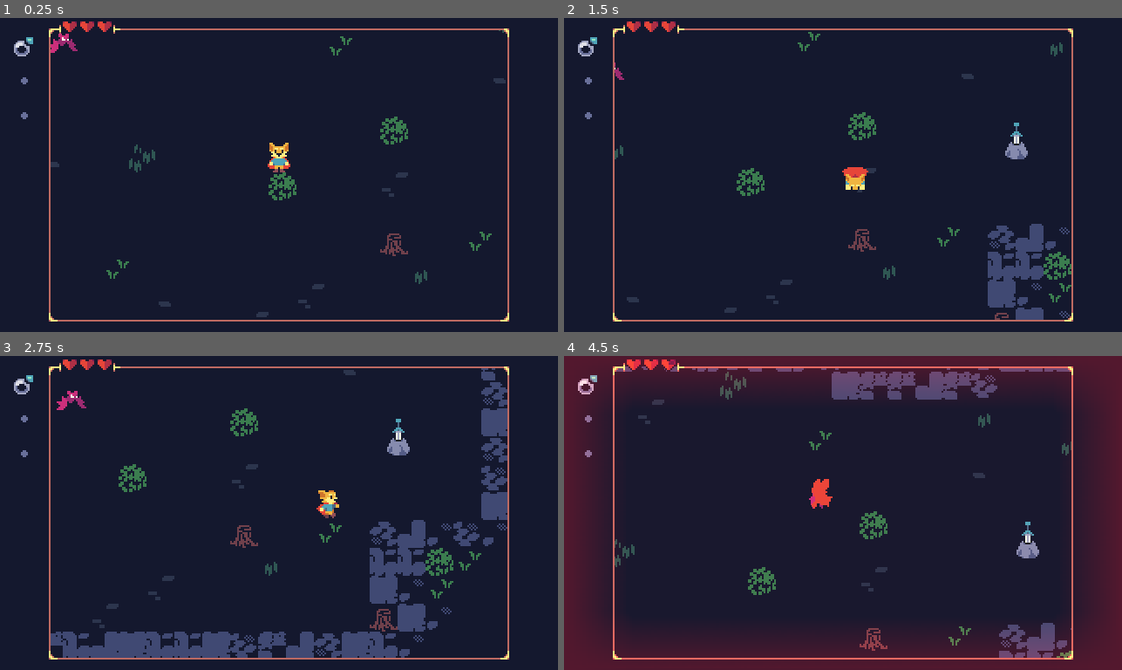
Above: before the commit, frames 1-4 (two rows, left to right).
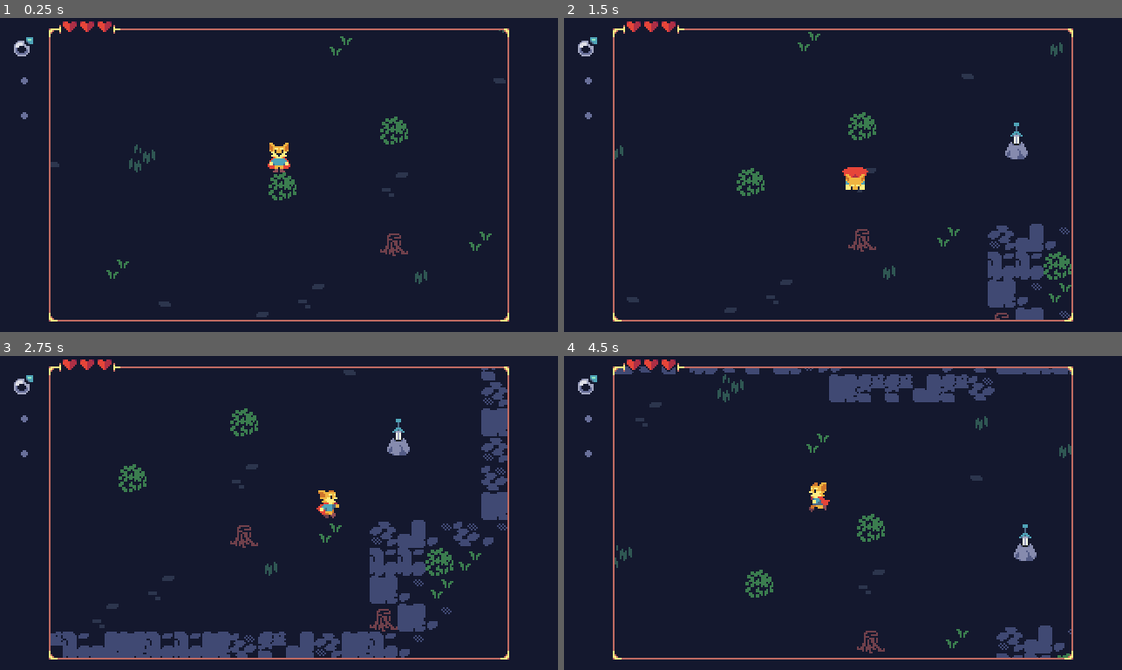
Above: after the commit, the same moments.

Repository: uheartbeast/retro-action-rpg
Game: Godot game, scene res://world.tscn
Same seed, same stepped clock (60 frames per second), same inputs: the game is played once before the commit and once after it.
Inputs (mouse positions are in pixels of both pictures, inside the frame that each line leads up to):
- Up to frame 1 (0.25 s): no input
- Up to frame 2 (1.5 s): move the mouse to (965, 159) at 0.52 s; hold Right (move_right) 0.53-1.28 s; hold Z (misc) 0.53-1.28 s; click (965, 159) at 0.67 s; move the mouse to (731, 190) at 1.27 s; hold Down (move_down) from 1.28 s (still down); tap X (roll) at 1.35 s
- Up to frame 3 (2.75 s): move the mouse to (334, 443) at 2.02 s; release Down (move_down) at 2.03 s; hold Right (move_right) from 2.03 s (still down); hold C (weapon) from 2.03 s (still down)
- Up to frame 4 (4.5 s): move the mouse to (815, 575) at 2.77 s; release Right (move_right) at 2.78 s; release C (weapon) at 2.78 s; hold Up (move_up) 2.78-3.53 s; tap Z (misc) at 2.85 s; click (815, 575) at 2.92 s; move the mouse to (1010, 560) at 3.52 s; hold X (roll) 3.53-4.28 s; hold Left (move_left) from 3.53 s (still down); move the mouse to (675, 465) at 4.27 s; tap C (weapon) at 4.35 s

The runs differ from the first frame. In frame 1, 0.1% of the frame differs, in the area x 9-14%, y 5-12%; in frame 2, less than 0.1%; in frame 3, 0.1%; in frame 4, 37%, in the area x 0-100%, y 0-100%.

Commit message:
115 - Item Box Serialization

Diff:
--- a/inventory/item_box.gd
+++ b/inventory/item_box.gd
@@ -25,3 +25,18 @@
 
 func is_empty() -> bool:
 	return item is not Item and amount <= 0
+
+func serialize() -> Dictionary:
+	var data: = {}
+	if item is Item:
+		data.item_path = item.resource_path
+		data.amount = amount
+	return data
+
+func deserialize(data: Dictionary) -> ItemBox:
+	var item_box: = ItemBox.new()
+	if data.has("item_path"):
+		var item: = load(data.item_path)
+		item_box.item = item
+		item_box.amount = data.amount
+	return item_box
--- a/levels/level_1.tscn
+++ b/levels/level_1.tscn
@@ -1,8 +1,7 @@
-[gd_scene load_steps=10 format=4 uid="uid://burvhv42pe1q6"]
+[gd_scene load_steps=9 format=4 uid="uid://burvhv42pe1q6"]
 
 [ext_resource type="PackedScene" uid="uid://c18muratispac" path="res://levels/level.tscn" id="1_7yyhx"]
 [ext_resource type="Script" path="res://camera/camera_limits.gd" id="3_mlspe"]
-[ext_resource type="PackedScene" uid="uid://csteocmfklci7" path="res://enemies/bat_enemy.tscn" id="4_2rpho"]
 [ext_resource type="PackedScene" uid="uid://bm87xo8bekamj" path="res://world/forest_tiles_layer.tscn" id="4_vhsej"]
 [ext_resource type="PackedScene" uid="uid://bjc2m2qhuru6b" path="res://world/sword_in_the_stone.tscn" id="5_uad8x"]
 [ext_resource type="Script" path="res://world/door.gd" id="6_2prqv"]
@@ -34,23 +33,20 @@
 [node name="ForestTilesLayer" parent="." index="1" instance=ExtResource("4_vhsej")]
 tile_map_data = PackedByteArray("AAAKAAYAAAABAAAAAAAOAAQAAAABAAAAAAAOAAgAAAAAAAAAAAD/////AAAAAAEAAAD//wAAAAACAAEAAAD//w …(1664 unchanged characters)…
 
-[node name="BatEnemy" parent="." index="2" instance=ExtResource("4_2rpho")]
-position = Vector2(40, 24)
-
-[node name="ColorRect" parent="." index="3"]
+[node name="ColorRect" parent="." index="2"]
 offset_left = -32.0
 offset_top = -32.0
 offset_right = 384.0
 offset_bottom = 208.0
 
-[node name="NavigationRegion2D" type="NavigationRegion2D" parent="." index="4"]
+[node name="NavigationRegion2D" type="NavigationRegion2D" parent="." index="3"]
 navigation_polygon = SubResource("NavigationPolygon_gjyxd")
 metadata/_edit_lock_ = true
 
-[node name="SwordInTheStone" parent="." index="5" instance=ExtResource("5_uad8x")]
+[node name="SwordInTheStone" parent="." index="4" instance=ExtResource("5_uad8x")]
 position = Vector2(320, 88)
 
-[node name="Door" type="Area2D" parent="." index="6"]
+[node name="Door" type="Area2D" parent="." index="5"]
 position = Vector2(392, 0)
 script = ExtResource("6_2prqv")
 exit_direction = 2
